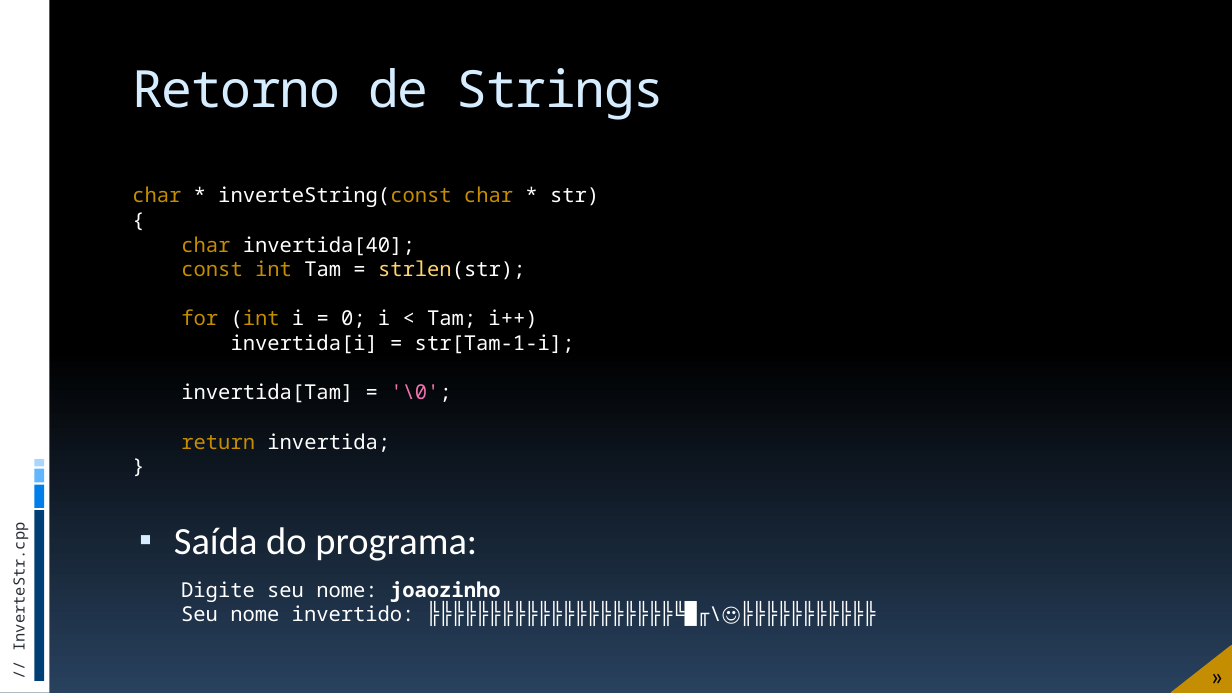
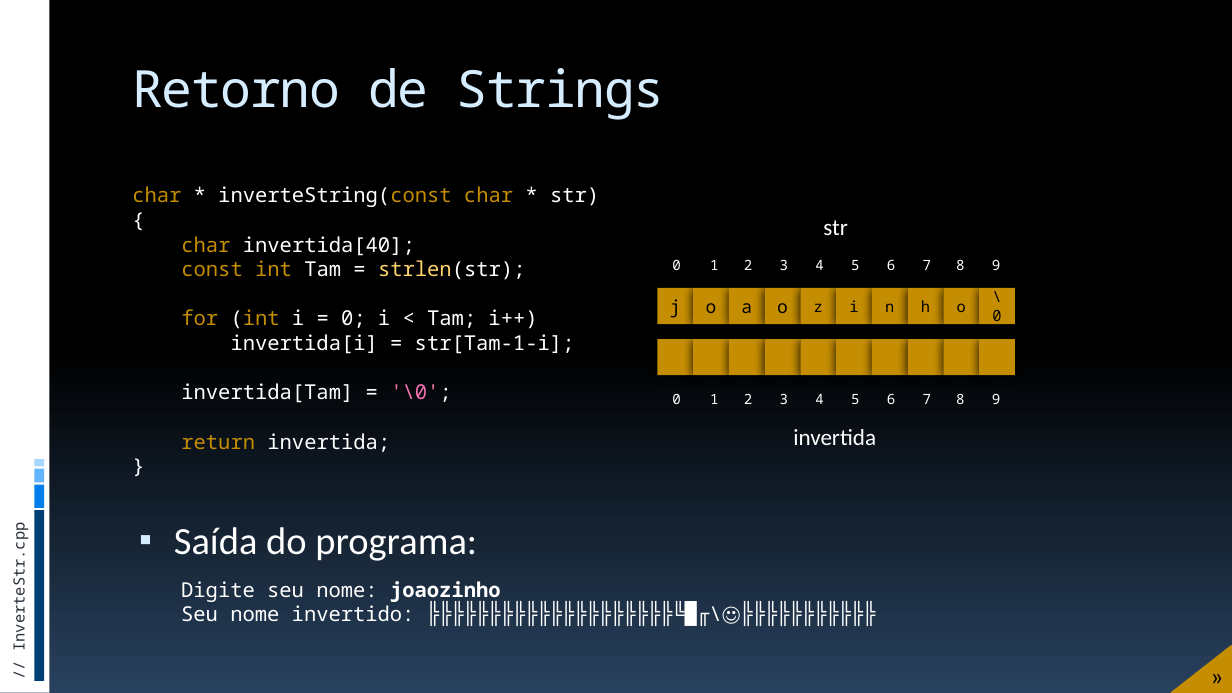
Before and after one commit to JudsonSS/ProgComp, a slide deck: slide 13 of Slides/26. Funções com Strings e Registros.pptx. Drawn at 1232x693 pixels with LibreOffice and Linux fonts; fonts in the diff are those of the drawing. Boxes give left, top, right and bottom in pixels: in the first picture for what was removed or moved away, otherwise in the second. Text is boxed around its words. In the diff, an @@ line names an element or a change of style, - is before the commit and + after.

```diff
--- a/Slides/26. Funções com Strings e Registros.pptx
+++ b/Slides/26. Funções com Strings e Registros.pptx
@@ group added at (658, 220, 1016, 324): 11 texts, 10 rectangles @@
+j
+o
+a
+o
+z
+i
+n
+h
+0
+1
+2
+3
+4
+5
+6
+7
+o
+\0
+8
+9
+str
@@ rectangle added at (658, 339, 694, 375), fill #C58D01 @@
@@ rectangle added at (693, 339, 729, 375), fill #C58D01 @@
@@ rectangle added at (729, 339, 765, 375), fill #C58D01 @@
@@ rectangle added at (765, 339, 801, 375), fill #C58D01 @@
@@ rectangle added at (800, 339, 836, 375), fill #C58D01 @@
@@ rectangle added at (836, 339, 872, 375), fill #C58D01 @@
@@ rectangle added at (872, 339, 909, 375), fill #C58D01 @@
@@ rectangle added at (908, 339, 944, 375), fill #C58D01 @@
@@ rectangle added at (944, 339, 980, 375), fill #C58D01 @@
@@ rectangle added at (980, 339, 1016, 375), fill #C58D01, 12 pt, text #C58D01 @@
+\0
@@ group added at (672, 393, 1000, 445): 11 texts @@
+0
+1
+2
+3
+4
+5
+6
+7
+8
+9
+invertida
```
Also in this commit, not shown: 5 other slides changed, 2 other files.
